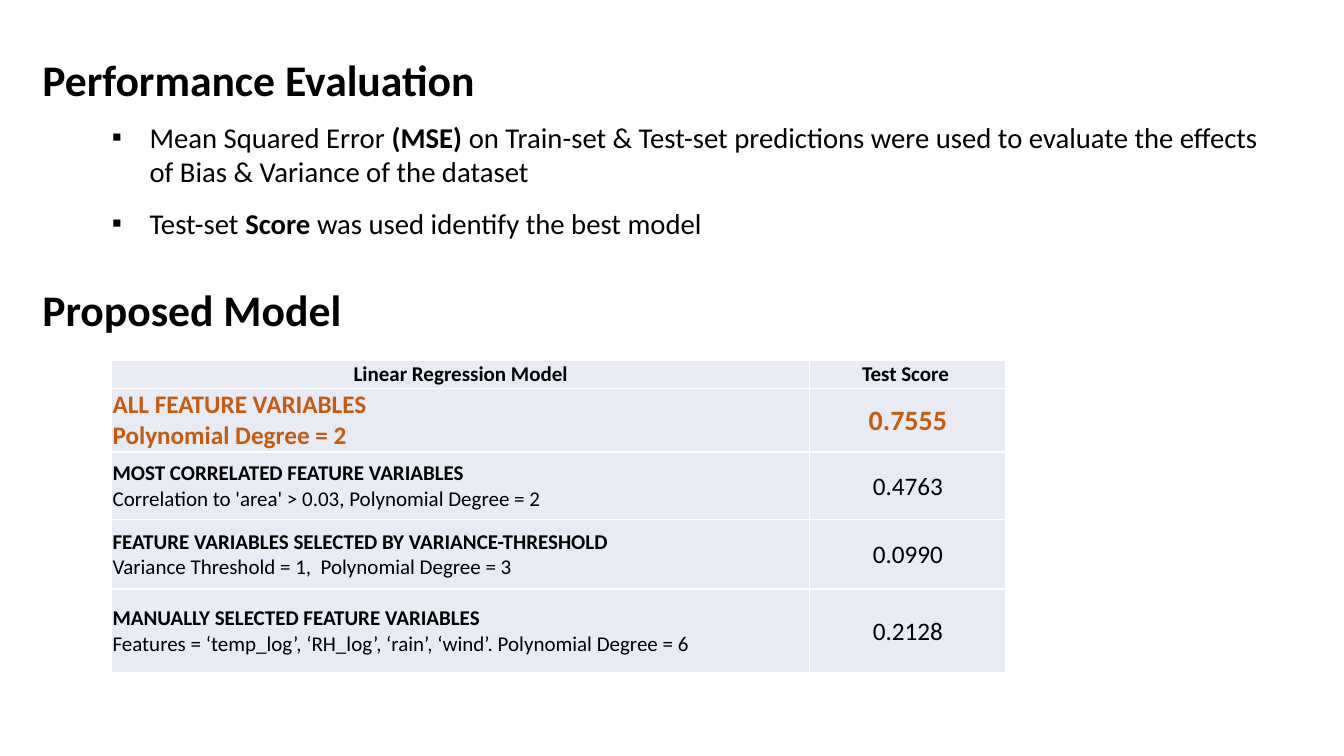
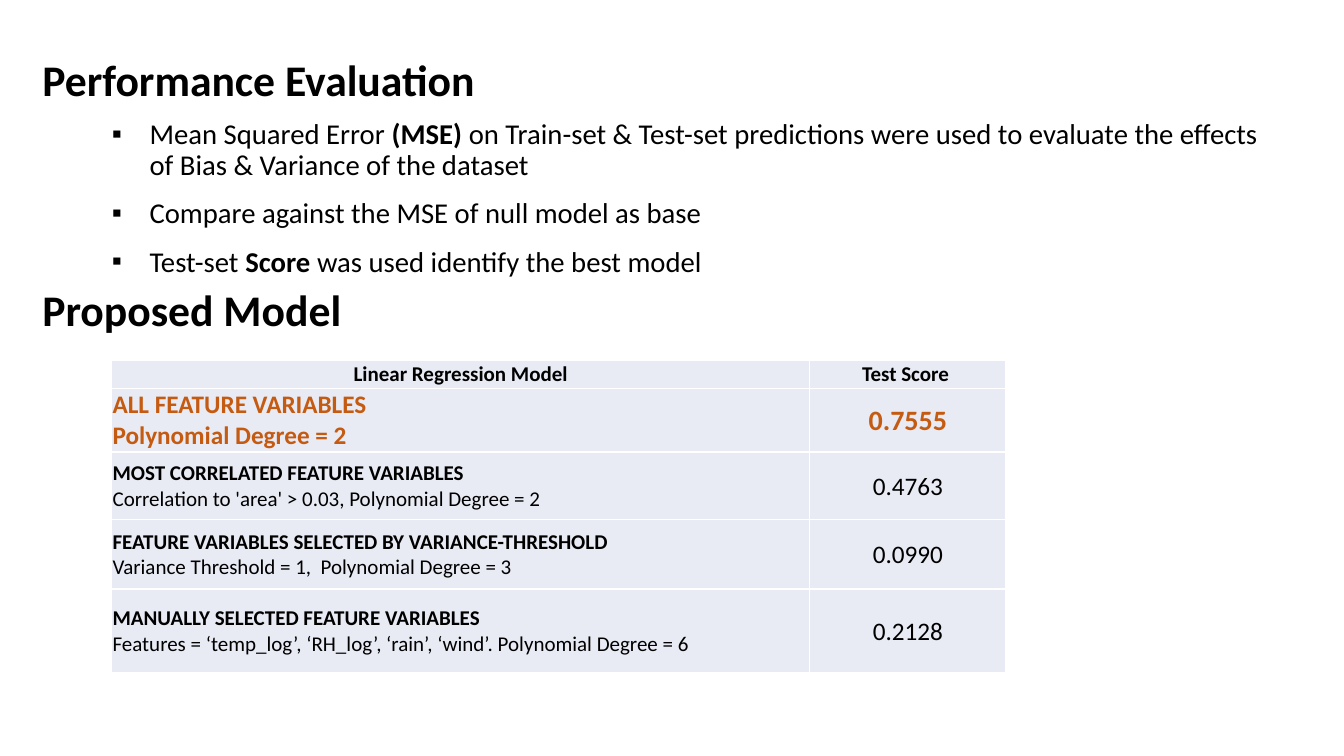
Before and after one commit to hirangunaratne/yapa_gunaratne_final_project, a slide deck: slide 4 of part_4_presentation/Presentation.pptx. Drawn at 1344x756 pixels with LibreOffice and Linux fonts; fonts in the diff are those of the drawing; background and template pictures are left out. Boxes give left, top, right and bottom in pixels: in the first picture for what was removed or moved away, otherwise in the second. Text is boxed around its words. In the diff, an @@ line names an element or a change of style, - is before the commit and + after.

```diff
--- a/part_4_presentation/Presentation.pptx
+++ b/part_4_presentation/Presentation.pptx
@@ text at <box>150,123,1257,277</box>: line spacing 1 to 0.9; line spacing 1.5 to 1.4 @@
@@ text at <box>150,203,701,228</box>: paragraph added @@
+▪ Compare against the MSE of null model as base
```
Also in this commit, not shown: 3 other slides changed, 1 other file.
